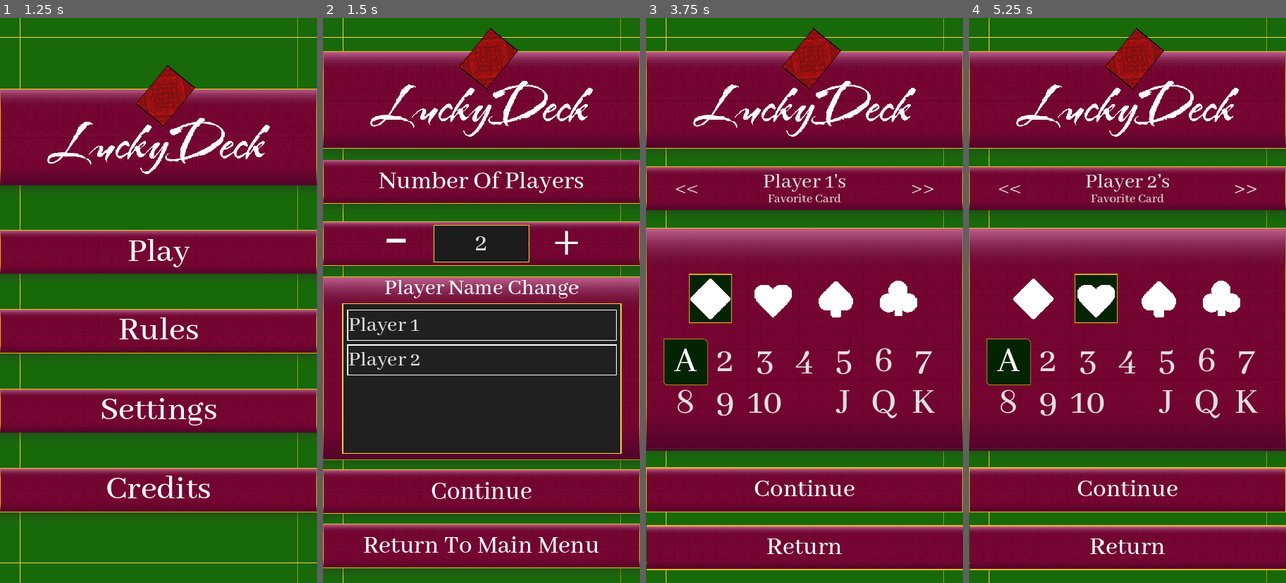
Above: before the commit, frames 1-4 (left to right).
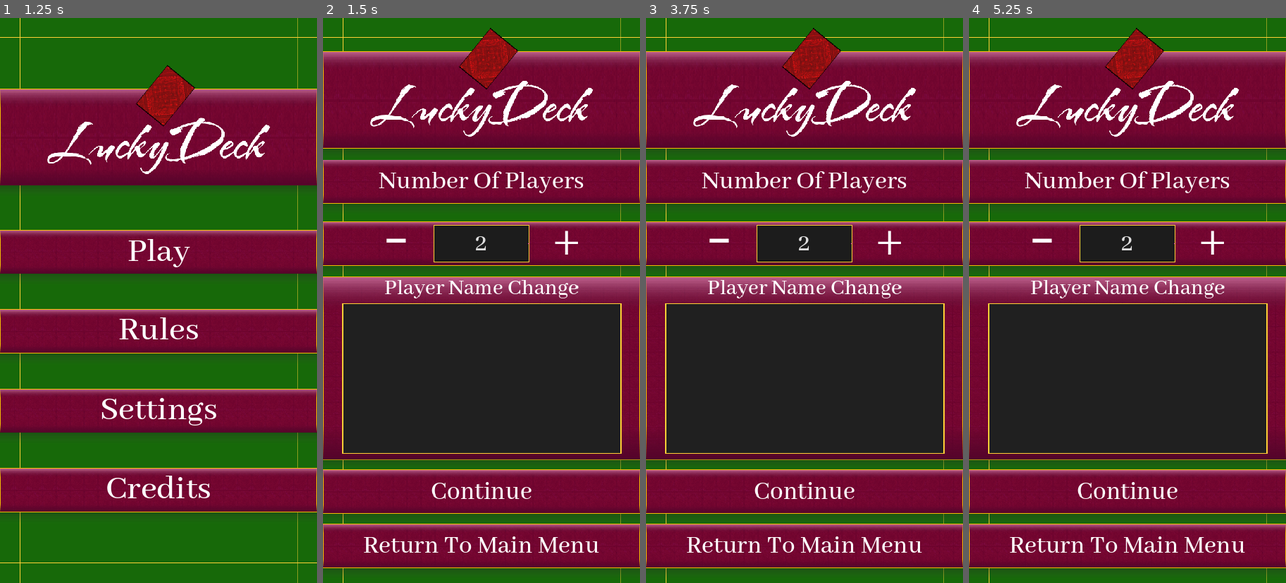
Above: after the commit, the same moments.

Repository: Yavuz7/LuckyDeck
Game: Godot game, scene res://Scripts/main_menu.tscn
The game is run twice, just before and just after one commit, with the same random seed, the same clock (stepped at 60 frames per second) and the same inputs.
Inputs (mouse positions are in pixels of both pictures, inside the frame that each line leads up to):
- Up to frame 1 (1.25 s): click (158, 136) at 0.5 s
- Up to frame 2 (1.5 s): click "Play" at 1.25 s
- Up to frame 3 (3.75 s): click "Return To Main Menu" at 2 s; click "Play" at 2.75 s; click "Continue" at 3.5 s
- Up to frame 4 (5.25 s): click (1010, 187) at 4.25 s, where only the run before the commit has a clickable "<<"; click (1244, 187) at 5 s, where only the run before the commit has a clickable ">>"

Frame 1 is identical in both runs. In frame 2, 0.9% of the frame differs, in the area x 7-93%, y 51-64%; in frame 3, 45%; in frame 4, 45%, in the area x 0-100%, y 25-99%.
Error after the commit: Invalid access to property or key 'customNames' on a base object of type 'Nil'. (res://Menus/player_number_selection.gd:9)

Commit message:
Card backs are now functioning

Diff:
--- a/Menus/card_back_button_template.gd
+++ b/Menus/card_back_button_template.gd
@@ -1,12 +1,23 @@
 extends Button
 
-func init(isDisabled,texture,alreadyPressed):
+var buttonState = false
+var cardIndex
+
+func init(isDisabled,texture,alreadyPressed,passedIndex):
 	if isDisabled:
 		self.disabled = true
-	else:
+	elif alreadyPressed:
 		self.set_pressed_no_signal(alreadyPressed)
+		buttonState = true
+	cardIndex = passedIndex
 	$TextureRect.set_texture(texture)
 
 
+func returnTexture():
+	return $TextureRect.texture
 func _ready():
 	pass # Replace with function body.
+
+
+func _on_pressed():
+	buttonState = !buttonState
--- a/Menus/card_back_button_template.tscn
+++ b/Menus/card_back_button_template.tscn
@@ -46,3 +46,5 @@
 grow_horizontal = 2
 grow_vertical = 2
 texture = ExtResource("1_34xc3")
+
+[connection signal="pressed" from="." to="." method="_on_pressed"]
--- a/Menus/player_card_back_selection.gd
+++ b/Menus/player_card_back_selection.gd
@@ -2,14 +2,17 @@
 
 
 
-@onready var cardBacksContainer = $mainLayoutCredits/SelectionBox/cardSelection/MarginContainer/ScrollContainer/CardBacks
+@onready var cardBacksContainer = $mainLayout/SelectionBox/cardSelection/MarginContainer/ScrollContainer/CardBacks
 @onready var cardSelectTemplate = load("res://Menus/card_back_button_template.tscn")
-@onready var matchesTotalDisplay = $mainLayoutCredits/SelectionBox/TitleHeading/textBoxes/VBoxContainer/TotalMatchesText
+@onready var matchesTotalDisplay = $mainLayout/SelectionBox/TitleHeading/textBoxes/VBoxContainer/TotalMatchesText
 var cardLocked = preload("res://assets/Images/lockedCard.png")
-var numberOfCardsExpected = 34
+var numberOfCardsExpected = 33
 var matchesTotal = SaveManager.loadedData["matchTotal"]
 var matchesLeft = 25 + matchesTotal
 var arrayOfLoadedBacks = SaveManager.loadedData["cardBacks"]
+
+var cardBackTextures
+var cardBackIndexes
 # Called when the node enters the scene tree for the first time.
 func _ready():
 	matchesTotalDisplay.text = str(matchesTotal) + " Total Matches"
@@ -21,28 +24,48 @@
 			while indexString.length() < 3:
 				indexString = "0" + indexString
 			var imageInstance = load("res://assets/Images/cardBacks/cb" + indexString +".png")
+			#Load cards only if they exist
 			if(imageInstance):
 				var instance = cardSelectTemplate.instantiate()
 				if(arrayOfLoadedBacks && arrayOfLoadedBacks.size() > 0):
-					instance.init(false,imageInstance,arrayOfLoadedBacks.has(i));
+					instance.init(false,imageInstance,arrayOfLoadedBacks.has(i),i);
 				else:
-					instance.init(false,imageInstance,false);
+					instance.init(false,imageInstance,false,i);
 				cardBacksContainer.add_child(instance)
 		else:
 			#Locked Cards
 			var instance = cardSelectTemplate.instantiate()
-			instance.init(true,cardLocked,false);
+			instance.init(true,cardLocked,false,i);
 			cardBacksContainer.add_child(instance)
 		i+= 1
 	pass # Replace with function body.
 
 
+func saveSelection():
+	#Get cards that are unlocked and pressed
+	var cardBackSelection = cardBacksContainer.get_children().filter(func(button):
+		return (button.disabled == false && button.buttonState == true))
+	#Default card back
+	if(cardBackSelection.size() == 0):
+		cardBackSelection.append(cardBacksContainer.get_child(0))
+	cardBackIndexes = cardBackSelection.map(func(button): return button.cardIndex)
+
+	cardBackTextures = cardBackSelection.map(func(button): return button.returnTexture())
+	print(cardBackTextures)
+
 func _on_return_button_pressed():
+	saveSelection()
+	SaveManager.save_game_settings({"cardBacks": cardBackIndexes})
+	SaveManager.update_data()
 	get_parent().call_deferred("add_child",load("res://Menus/player_favorite_card_menu.tscn").instantiate())
 	self.queue_free()
 	pass # Replace with function body.
 
 
 func _on_start_game_pressed():
+	saveSelection()
+	SaveManager.save_game_settings({"cardBacks": cardBackIndexes})
+	SaveManager.update_data()
+	GameManager.cardBacks = cardBackTextures
 	get_parent().call_deferred("add_child",load("res://Menus/Game.tscn").instantiate())
 	self.queue_free()
--- a/Menus/player_card_back_selection.tscn
+++ b/Menus/player_card_back_selection.tscn
@@ -35,7 +35,7 @@
 grow_vertical = 2
 texture = ExtResource("4_whssx")
 
-[node name="mainLayoutCredits" type="VBoxContainer" parent="."]
+[node name="mainLayout" type="VBoxContainer" parent="."]
 layout_mode = 1
 anchors_preset = 15
 anchor_right = 1.0
@@ -45,15 +45,15 @@
 grow_vertical = 2
 theme_override_constants/separation = 40
 
-[node name="Heading Seperator" type="VBoxContainer" parent="mainLayoutCredits"]
+[node name="Heading Seperator" type="VBoxContainer" parent="mainLayout"]
 layout_mode = 2
 theme_override_constants/separation = 35
 
-[node name="ButtonLogo" parent="mainLayoutCredits/Heading Seperator" instance=ExtResource("5_pc7gh")]
+[node name="ButtonLogo" parent="mainLayout/Heading Seperator" instance=ExtResource("5_pc7gh")]
 custom_minimum_size = Vector2(0, 220)
 layout_mode = 2
 
-[node name="TextureRect3" type="TextureRect" parent="mainLayoutCredits/Heading Seperator/ButtonLogo"]
+[node name="TextureRect3" type="TextureRect" parent="mainLayout/Heading Seperator/ButtonLogo"]
 layout_mode = 1
 anchors_preset = 7
 anchor_left = 0.5
@@ -68,16 +68,16 @@
 texture = ExtResource("6_r8u8g")
 stretch_mode = 5
 
-[node name="SelectionBox" type="VBoxContainer" parent="mainLayoutCredits"]
+[node name="SelectionBox" type="VBoxContainer" parent="mainLayout"]
 layout_mode = 2
 theme_override_constants/separation = 40
 
-[node name="TitleHeading" parent="mainLayoutCredits/SelectionBox" instance=ExtResource("5_pc7gh")]
+[node name="TitleHeading" parent="mainLayout/SelectionBox" instance=ExtResource("5_pc7gh")]
 custom_minimum_size = Vector2(0, 160)
 layout_mode = 2
 mouse_filter = 1
 
-[node name="textBoxes" type="HBoxContainer" parent="mainLayoutCredits/SelectionBox/TitleHeading"]
+[node name="textBoxes" type="HBoxContainer" parent="mainLayout/SelectionBox/TitleHeading"]
 layout_mode = 1
 anchors_preset = -1
 anchor_left = 0.0583333
@@ -89,42 +89,42 @@
 alignment = 1
 metadata/_edit_use_anchors_ = true
 
-[node name="VBoxContainer" type="VBoxContainer" parent="mainLayoutCredits/SelectionBox/TitleHeading/textBoxes"]
+[node name="VBoxContainer" type="VBoxContainer" parent="mainLayout/SelectionBox/TitleHeading/textBoxes"]
 layout_mode = 2
 size_flags_horizontal = 6
 size_flags_vertical = 4
 theme_override_constants/separation = -5
 
-[node name="Label" type="Label" parent="mainLayoutCredits/SelectionBox/TitleHeading/textBoxes/VBoxContainer"]
+[node name="Label" type="Label" parent="mainLayout/SelectionBox/TitleHeading/textBoxes/VBoxContainer"]
 layout_mode = 2
 theme_override_font_sizes/font_size = 50
 text = "Select Card Backs"
 horizontal_alignment = 1
 
-[node name="TotalMatchesText" type="Label" parent="mainLayoutCredits/SelectionBox/TitleHeading/textBoxes/VBoxContainer"]
+[node name="TotalMatchesText" type="Label" parent="mainLayout/SelectionBox/TitleHeading/textBoxes/VBoxContainer"]
 layout_mode = 2
 theme_override_font_sizes/font_size = 40
 text = "0 Total Matches"
 horizontal_alignment = 1
 
-[node name="Label2" type="Label" parent="mainLayoutCredits/SelectionBox/TitleHeading/textBoxes/VBoxContainer"]
+[node name="Label2" type="Label" parent="mainLayout/SelectionBox/TitleHeading/textBoxes/VBoxContainer"]
 layout_mode = 2
 theme_override_font_sizes/font_size = 30
 text = "Every 5 matches unlocks a new card back!"
 horizontal_alignment = 1
 
-[node name="cardSelection" parent="mainLayoutCredits/SelectionBox" instance=ExtResource("5_pc7gh")]
+[node name="cardSelection" parent="mainLayout/SelectionBox" instance=ExtResource("5_pc7gh")]
 custom_minimum_size = Vector2(0, 450)
 layout_mode = 2
 mouse_filter = 1
 
-[node name="Texturedtexture" parent="mainLayoutCredits/SelectionBox/cardSelection" index="0"]
+[node name="Texturedtexture" parent="mainLayout/SelectionBox/cardSelection" index="0"]
 texture = ExtResource("7_hwia6")
 
-[node name="TextureRect" parent="mainLayoutCredits/SelectionBox/cardSelection" index="1"]
+[node name="TextureRect" parent="mainLayout/SelectionBox/cardSelection" index="1"]
 offset_bottom = 5.0
 
-[node name="MarginContainer" type="MarginContainer" parent="mainLayoutCredits/SelectionBox/cardSelection"]
+[node name="MarginContainer" type="MarginContainer" parent="mainLayout/SelectionBox/cardSelection"]
 layout_mode = 1
 anchors_preset = -1
 anchor_right = 1.00556
@@ -136,11 +136,11 @@
 theme_override_constants/margin_right = 10
 metadata/_edit_use_anchors_ = true
 
-[node name="ScrollContainer" type="ScrollContainer" parent="mainLayoutCredits/SelectionBox/cardSelection/MarginContainer"]
+[node name="ScrollContainer" type="ScrollContainer" parent="mainLayout/SelectionBox/cardSelection/MarginContainer"]
 layout_mode = 2
 horizontal_scroll_mode = 0
 
-[node name="CardBacks" type="FlowContainer" parent="mainLayoutCredits/SelectionBox/cardSelection/MarginContainer/ScrollContainer"]
+[node name="CardBacks" type="FlowContainer" parent="mainLayout/SelectionBox/cardSelection/MarginContainer/ScrollContainer"]
 layout_mode = 2
 size_flags_horizontal = 3
 size_flags_vertical = 3
@@ -267,4 +267,4 @@
 [connection signal="pressed" from="Start Game" to="." method="_on_start_game_pressed"]
 [connection signal="pressed" from="ReturnButton" to="." method="_on_return_button_pressed"]
 
-[editable path="mainLayoutCredits/SelectionBox/cardSelection"]
+[editable path="mainLayout/SelectionBox/cardSelection"]
--- a/Scripts/Card.gd
+++ b/Scripts/Card.gd
@@ -5,8 +5,8 @@
 var face
 var back
 
-func _init():
-	back = GameManager.cardBack
+func _init(cardBack):
+	back = cardBack
 	set_texture_normal(back)
 
 func _pressed():
--- a/Scripts/Game.gd
+++ b/Scripts/Game.gd
@@ -72,6 +72,8 @@
 func _on_return_to_main_menu_pressed():
 	GameManager.matchScores = []
 	GameManager.matchTotal = 0
+	GameManager.usedCardBacks.clear()
+	GameManager.cardBacks.clear()
 	var buttonText = $VictoryScreen/ReturnToMainMenu/Label
 	if(buttonText.text == "Return To Main Menu"):
 		buttonText.text = "You really want to return?"
--- a/Scripts/GameManager.gd
+++ b/Scripts/GameManager.gd
@@ -14,7 +14,8 @@
 var grid
 var victoryScreen
 
-var cardBacks = []
+var cardBacks = Array()
+var usedCardBacks = Array()
 var cardBack = preload("res://assets/Images/cardBacks/cb005.png")
 var numberGenerator = RandomNumberGenerator.new()
 
@@ -38,9 +39,16 @@
 #Variables For Music to work better
 var cardsDrawn:= 0
 var gameOver := false
-# Called when the node enters the scene tree for the first time.
-func _ready():
-	pass
+
+func getCardBack():
+	if(cardBacks.size() == 0):
+		cardBacks = usedCardBacks.duplicate()
+		usedCardBacks.clear()
+	var randomIndex = numberGenerator.randi_range(0,cardBacks.size() - 1)
+	var cardBackToReturn = cardBacks[randomIndex]
+	usedCardBacks.append(cardBackToReturn)
+	cardBacks.erase(cardBackToReturn)
+	return cardBackToReturn
 
 func fillPlayerArray():
 	cardsDrawn = 0
--- a/Scripts/PlayerFavoriteCardMenu.gd
+++ b/Scripts/PlayerFavoriteCardMenu.gd
@@ -19,7 +19,6 @@
 # Called when the node enters the scene tree for the first time.
 func _ready():
 	if(SaveManager.loadedData && SaveManager.loadedData.has("favoriteCards") && SaveManager.loadedData["favoriteCards"]):
-		print("Save had favorite cards")
 		loadedCards = SaveManager.loadedData["favoriteCards"]
 	currentPlayers = GameManager.numOfPlayers
 	playerNames = GameManager.playerNames
--- a/Scripts/deckDealer.gd
+++ b/Scripts/deckDealer.gd
@@ -24,26 +24,27 @@
 	pass
 
 func generateDeck():
+	var cardBack = GameManager.getCardBack()
 	var s = 1
 	var v = 1
 	while s <= 4:
 		v = 1
 		while v <= 13:
 			Deck.append([s,v])
-			gridCards.append(Card.new())
+			gridCards.append(Card.new(cardBack))
 			v+= 1
 		s+= 1
 	if (numOfPlayers > 4):
 		var additionalPlayers = numOfPlayers - 4
 		while(additionalPlayers > 0):
 			Deck.append([5,1])
-			gridCards.append(Card.new())
+			gridCards.append(Card.new(cardBack))
 			additionalPlayers-= 1
 	for card in favoriteCards:
 		if (favoriteCards[card][1] == 1 && favoriteCardsSuitsUsed.find(favoriteCards[card]) == -1):
 			favoriteCardsSuitsUsed.append(favoriteCards[card])
 			Deck.append([5,1])
-			gridCards.append(Card.new())
+			gridCards.append(Card.new(cardBack))
 			print(favoriteCardsSuitsUsed)
 
 #Needs to be tested later, but should be dynamic row size
--- a/Scripts/saveManager.gd
+++ b/Scripts/saveManager.gd
@@ -30,7 +30,6 @@
 
 
 	config.save("user://savedGameSettings.cfg")
-	update_data()
 
 
 func load_game_settings(load_data_array):
